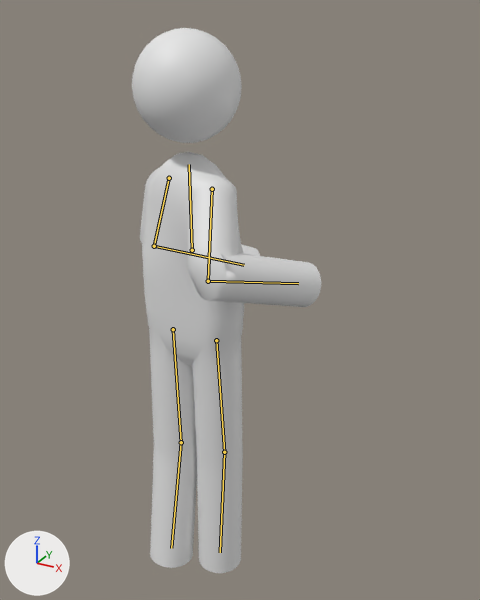
The FBX model Content/Resources/Character01-6.fbx, before and after one commit.
Camera for both pictures: a 50 mm lens placed at (0.566, -0.867, 1.002), pointed at (0.026, 0.115, 0.51). Every picture has the same lights, and +X, +Y and +Z are marked at lower left. Both versions are drawn at frame 3 of the action 'Character04|fire'; the numbers are the values there. The bones that change are drawn over the model as lines.

Objects in the first picture: 'vg.body'.
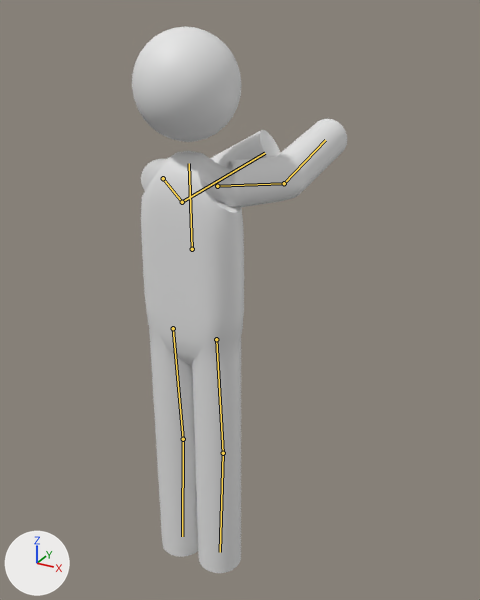
Location of each change, [x1, y1, x2, y2] in pixels of the pictures (480 x 600 px):
'vg.body', posed (14% wider)
    before: [132, 28, 321, 573]
    after: [132, 27, 347, 573]
bone 'thigh_r', root to tip
    before: (216, 340) to (224, 452)
    after: (216, 339) to (223, 453)
bone 'calf_r', root to tip
    before: (224, 452) to (220, 552)
    after: (223, 453) to (220, 552)
bone 'thigh_l', root to tip
    before: (173, 329) to (181, 442)
    after: (173, 328) to (183, 439)
bone 'calf_l', root to tip
    before: (181, 442) to (171, 548)
    after: (183, 439) to (182, 536)
bone 'spine02', root to tip
    before: (192, 250) to (189, 164)
    after: (192, 249) to (189, 163)
bone 'upperarm_r', root to tip
    before: (212, 189) to (208, 281)
    after: (217, 186) to (284, 183)
bone 'lowerarm_r', root to tip
    before: (208, 281) to (298, 283)
    after: (284, 183) to (325, 140)
bone 'upperarm_l', root to tip
    before: (169, 178) to (154, 246)
    after: (163, 178) to (182, 202)
bone 'lowerarm_l', root to tip
    before: (154, 246) to (244, 265)
    after: (182, 202) to (265, 153)

The change, as a list of edits to the scene's bpy script:
```text
Change bone_thigh_r:
    where bone_thigh_r = bpy.data.objects['Character04'].pose.bones['thigh_r']  # child of 'pelvis'
    bone_thigh_r.rotation_quaternion: (1.0, -0.011, 0.0, 0.0) -> (1.0, 0.0, 0.0, 0.0)  # degrees (-1, 0, 0) -> degrees (0, 0, 0)
Change bone_calf_r:
    where bone_calf_r = bpy.data.objects['Character04'].pose.bones['calf_r']  # child of 'thigh_r'
    bone_calf_r.rotation_quaternion: (1.0, 0.023, 0.0, 0.0) -> (1.0, 0.0, 0.0, 0.0)  # degrees (3, 0, 0) -> degrees (0, 0, 0)
Change bone_thigh_l:
    where bone_thigh_l = bpy.data.objects['Character04'].pose.bones['thigh_l']  # child of 'pelvis'
    bone_thigh_l.rotation_quaternion: (1.0, 0.017, 0.0, 0.0) -> (1.0, 0.0, 0.0, 0.0)  # degrees (2, 0, 0) -> degrees (0, 0, 0)
Change bone_calf_l:
    where bone_calf_l = bpy.data.objects['Character04'].pose.bones['calf_l']  # child of 'thigh_l'
    bone_calf_l.rotation_quaternion: (0.999, 0.052, 0.003, 0.0) -> (1.0, 0.0, 0.0, 0.0)  # degrees (6, 0, 0) -> degrees (0, 0, 0)
Change bone_spine02:
    where bone_spine02 = bpy.data.objects['Character04'].pose.bones['spine02']  # child of 'spine01'
    bone_spine02.rotation_quaternion: (0.99, 0.0, -0.139, 0.0) -> (1.0, 0.0, 0.0, 0.0)  # degrees (0, -16, 0) -> degrees (0, 0, 0)
Change bone_upperarm_r:
    where bone_upperarm_r = bpy.data.objects['Character04'].pose.bones['upperarm_r']  # child of 'sholder_r'
    bone_upperarm_r.rotation_quaternion: (0.833, 0.15, -0.221, -0.484) -> (0.589, -0.391, 0.527, -0.472)  # degrees (28, -13, -64) -> degrees (-82, 15, -90)
Change bone_lowerarm_r:
    where bone_lowerarm_r = bpy.data.objects['Character04'].pose.bones['lowerarm_r']  # child of 'upperarm_r'
    bone_lowerarm_r.rotation_quaternion: (0.627, -0.729, 0.237, -0.141) -> (0.978, -0.136, 0.013, -0.155)  # degrees (-100, 5, -32) -> degrees (-16, -1, -18)
Change bone_upperarm_l:
    where bone_upperarm_l = bpy.data.objects['Character04'].pose.bones['upperarm_l']  # child of 'sholder_l'
    bone_upperarm_l.rotation_quaternion: (0.774, -0.267, 0.335, 0.465) -> (0.687, -0.297, -0.396, 0.532)  # degrees (-9, 50, 58) -> degrees (-58, -13, 83)
Change bone_lowerarm_l:
    where bone_lowerarm_l = bpy.data.objects['Character04'].pose.bones['lowerarm_l']  # child of 'upperarm_l'
    bone_lowerarm_l.rotation_quaternion: (0.776, -0.586, -0.233, -0.021) -> (0.52, -0.126, -0.262, 0.803)  # degrees (-77, -23, 15) -> degrees (-34, -4, 115)
```
